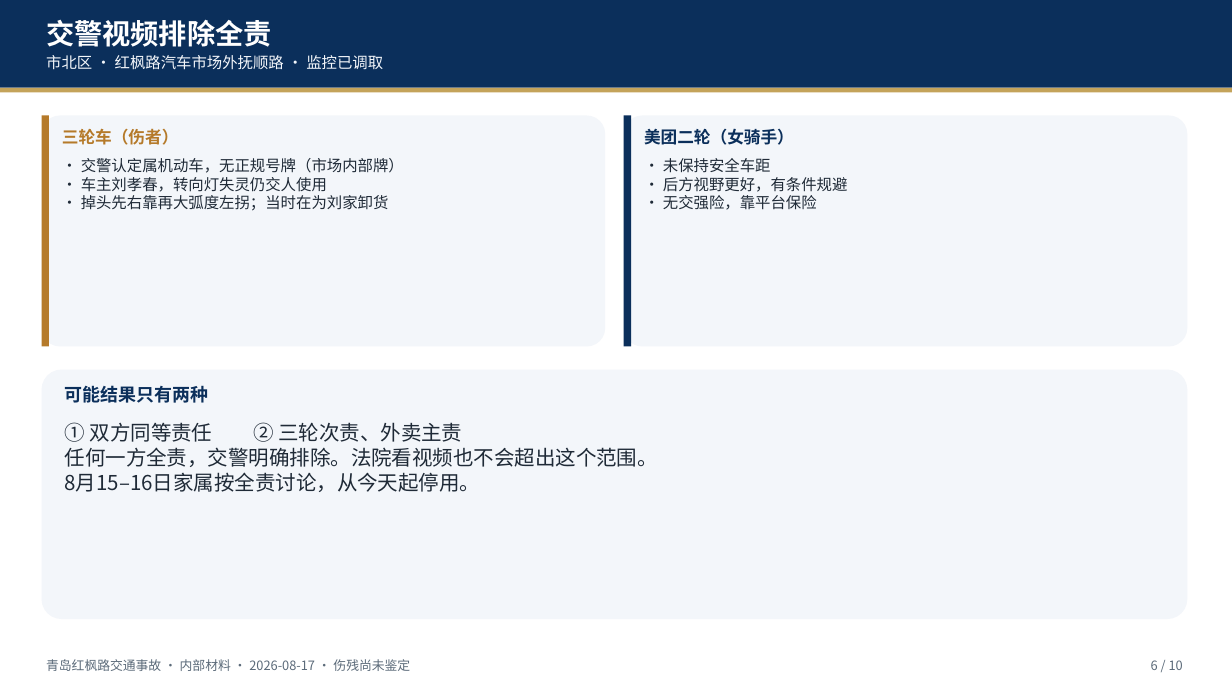
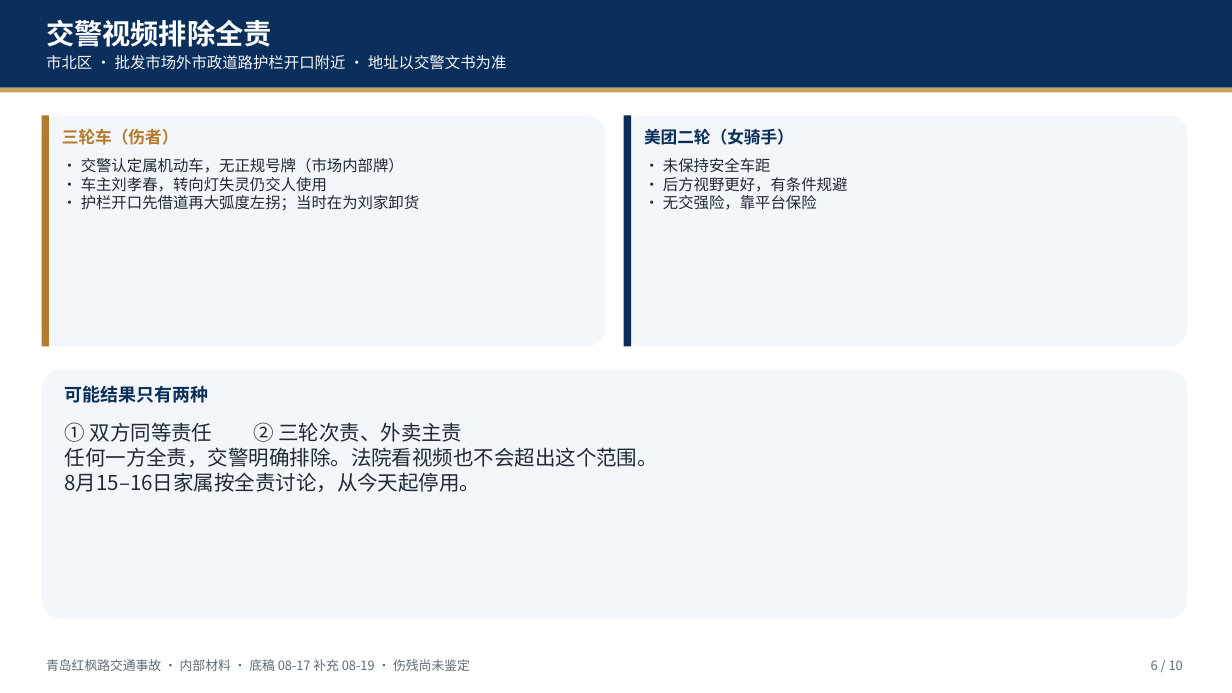
Before and after one commit to hujigang2010-maker/AIDEN, a slide deck: slide 6 of deliverables/青岛红枫路交通事故_伤情与伤残简报_20260817.pptx. Drawn at 1232x693 pixels with LibreOffice and Linux fonts; fonts in the diff are those of the drawing. Boxes give left, top, right and bottom in pixels: in the first picture for what was removed or moved away, otherwise in the second. Text is boxed around its words. In the diff, an @@ line names an element or a change of style, - is before the commit and + after.

```diff
--- a/deliverables/青岛红枫路交通事故_伤情与伤残简报_20260817.pptx
+++ b/deliverables/青岛红枫路交通事故_伤情与伤残简报_20260817.pptx
@@ text at (46,55,506,70): text changed @@
-市北区 · 红枫路汽车市场外抚顺路 · 监控已调取
+市北区 · 批发市场外市政道路护栏开口附近 · 地址以交警文书为准
@@ text at (81,195,419,211): text changed @@
-• 掉头先右靠再大弧度左拐；当时在为刘家卸货
+• 护栏开口先借道再大弧度左拐；当时在为刘家卸货
@@ text at (46,659,470,671): text changed @@
-青岛红枫路交通事故 · 内部材料 · 2026-08-17 · 伤残尚未鉴定
+青岛红枫路交通事故 · 内部材料 · 底稿 08-17 补充 08-19 · 伤残尚未鉴定
```
Also in this commit, not shown: 8 other slides changed, 19 other files.
